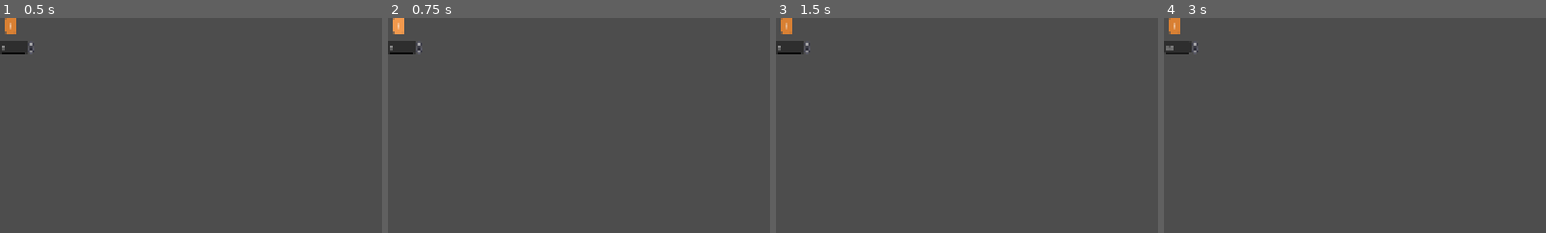
Above: before the commit, frames 1-4 (left to right).
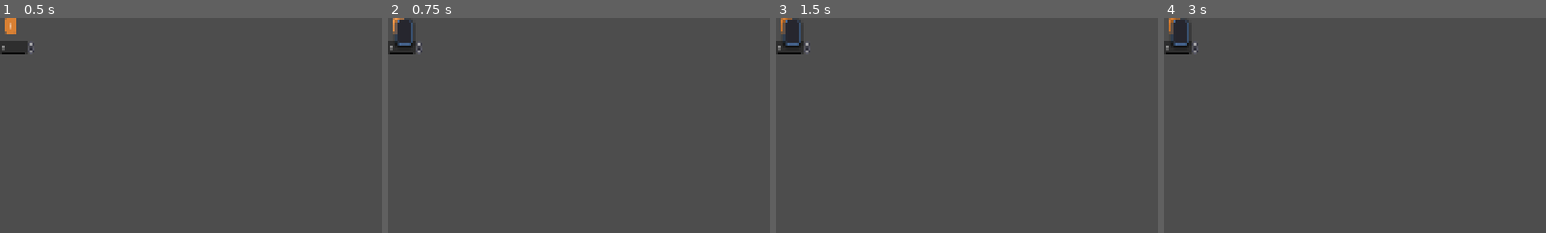
Above: after the commit, the same moments.

Repository: Paraross/geo-app
Game: Godot game, scene res://scenes/step_container.tscn
Two runs of this game, one before a commit and one after it. Both use one fixed random seed, a clock stepped at 60 frames per second and the inputs below. This scene is started directly instead of the project's main scene.
Inputs (mouse positions are % of the whole screen's width and height, from its top left):
- Up to frame 1 (0.5 s): no input
- Up to frame 2 (0.75 s): click "?" at 0.5 s
- Up to frame 3 (1.5 s): tap Enter at 1.25 s; move the mouse to (72, 45) at 1.27 s; hold Up (ui_up) from 1.28 s (still down); hold S (camera_down) from 1.28 s (still down)
- Up to frame 4 (3 s): tap Space at 2 s; move the mouse to (30, 55) at 2.02 s; release Up (ui_up) at 2.03 s; release S (camera_down) at 2.03 s; hold Down (ui_down) 2.03-2.78 s; tap E (camera_in) at 2.1 s; tap Enter at 2.75 s; move the mouse to (60, 28) at 2.77 s; hold Up (ui_up) from 2.78 s (still down); hold A (camera_left) from 2.78 s (still down)
The pictures show only the part of the screen within x 0-50%, y 0-50%; the shares and areas given below are measured in that part.

Frame 1 is identical in both runs. In frame 2, 0.6% of the frame differs, in the area x 1-7%, y 0-14%; in frame 3, 0.6%; in frame 4, 0.6%, in the area x 0-8%, y 0-17%.

Commit message:
Add task steps to explore screen, improve tip button code

Diff:
--- a/scenes/screens/formulas_screen.tscn
+++ b/scenes/screens/formulas_screen.tscn
@@ -74,9 +74,14 @@
 size_flags_horizontal = 3
 size_flags_stretch_ratio = 0.25
 
-[node name="Label" type="Label" parent="PanelContainer/HBox/InfoVBox"]
+[node name="StepsScroll" type="ScrollContainer" parent="PanelContainer/HBox/InfoVBox"]
 layout_mode = 2
-text = "TODO: add task steps"
+size_flags_vertical = 3
+draw_focus_border = true
+
+[node name="StepsVBox" type="VBoxContainer" parent="PanelContainer/HBox/InfoVBox/StepsScroll"]
+layout_mode = 2
+size_flags_vertical = 0
 
 [node name="VSeparator2" type="VSeparator" parent="PanelContainer/HBox"]
 layout_mode = 2
--- a/scenes/step_container.tscn
+++ b/scenes/step_container.tscn
@@ -1,7 +1,8 @@
-[gd_scene load_steps=3 format=3 uid="uid://bgqo4sudg00se"]
+[gd_scene load_steps=4 format=3 uid="uid://bgqo4sudg00se"]
 
 [ext_resource type="Theme" uid="uid://djv8k6x7m5yp3" path="res://themes/new_theme.tres" id="1_iqp5b"]
 [ext_resource type="Script" uid="uid://d2t1hej843f7a" path="res://scripts/step_container.gd" id="2_ygrkf"]
+[ext_resource type="PackedScene" uid="uid://cu2mkxrb13wyk" path="res://scenes/tip_button.tscn" id="3_f8b1s"]
 
 [node name="StepContainer" type="VBoxContainer"]
 offset_right = 40.0
@@ -15,10 +16,8 @@
 [node name="TitleLabel" type="Label" parent="TitleHBox"]
 layout_mode = 2
 
-[node name="TipButton" type="Button" parent="TitleHBox"]
+[node name="TipButton" parent="TitleHBox" instance=ExtResource("3_f8b1s")]
 layout_mode = 2
-theme_type_variation = &"TipButton"
-text = "?"
 
 [node name="AnswerHBox" type="HBoxContainer" parent="."]
 layout_mode = 2
--- /dev/null
+++ b/scenes/tip_button.tscn
@@ -0,0 +1,21 @@
+[gd_scene load_steps=2 format=3 uid="uid://cu2mkxrb13wyk"]
+
+[ext_resource type="Script" uid="uid://bcjbn7rhoyel6" path="res://scripts/tip_button.gd" id="1_iw5h1"]
+
+[node name="TipButton" type="Button"]
+offset_right = 8.0
+offset_bottom = 8.0
+theme_type_variation = &"TipButton"
+text = "?"
+script = ExtResource("1_iw5h1")
+metadata/_custom_type_script = "uid://bcjbn7rhoyel6"
+
+[node name="TipPopup" type="PopupPanel" parent="."]
+oversampling_override = 1.0
+
+[node name="TipLabel" type="Label" parent="TipPopup"]
+offset_left = 4.0
+offset_top = 4.0
+offset_right = 96.0
+offset_bottom = 96.0
+horizontal_alignment = 1
--- a/scripts/screens/formulas_screen.gd
+++ b/scripts/screens/formulas_screen.gd
@@ -7,6 +7,8 @@
 @onready var easy_task_list: ItemList = $PanelContainer/HBox/TaskFilterVBox/EasyTaskList
 @onready var medium_task_list: ItemList = $PanelContainer/HBox/TaskFilterVBox/MediumTaskList
 @onready var hard_task_list: ItemList = $PanelContainer/HBox/TaskFilterVBox/HardTaskList
+
+@onready var steps_vbox: Container = $PanelContainer/HBox/InfoVBox/StepsScroll/StepsVBox
 
 @onready var task_environment: TaskEnvironment = $PanelContainer/HBox/TaskVBox/SubViewportContainer/SubViewport/TaskEnvironment
 @onready var task_data_grid: GridContainer = $PanelContainer/HBox/TaskVBox/TaskDataGrid
@@ -57,6 +59,25 @@
 				hard_task_list.add_item(task_name)
 
 
+func set_step_ui() -> void:
+	for child in steps_vbox.get_children():
+		child.queue_free()
+		steps_vbox.remove_child(child)
+
+	var i := 1
+	for step in task_environment.task.steps():
+		var step_container_scene: PackedScene = preload("res://scenes/step_container.tscn").duplicate_deep()
+		var step_container: StepContainer = step_container_scene.instantiate()
+		steps_vbox.add_child(step_container)
+
+		step_container.title_label.text = "%s. %s" % [i, step.title]
+		step_container.tip_button.tip_text = step.tip
+		step_container.answer_spinbox.step = 1.0 / 10.0 ** step.answer_precision_digits
+		step_container.answer_spinbox.value = step.correct_answer() # TODO: remove in final version
+
+		i += 1
+
+
 func on_task_list_item_selected(task_list: ItemList, index: int) -> void:
 	var task_name := task_list.get_item_text(index)
 	var task := Tasks.all_tasks[task_name]
@@ -76,12 +97,14 @@
 		var a := func(value: float) -> void: value_value.value = value
 
 		var spin_box := SpinBox.new()
-		spin_box.step = 1.0 / 10.0 ** Settings.data_precision
+		spin_box.step = 1.0 / 10.0 ** value_value.precision_digits
 		spin_box.min_value = spin_box.step
 		spin_box.max_value = 10.0
 		spin_box.value = value_value.value
 		spin_box.value_changed.connect(a)
 		task_data_grid.add_child(spin_box)
+
+	set_step_ui()
 
 
 func _on_task_filter_edit_text_changed(new_text: String) -> void:
--- a/scripts/screens/task_screen.gd
+++ b/scripts/screens/task_screen.gd
@@ -96,13 +96,7 @@
 		steps_vbox.add_child(step_container)
 
 		step_container.title_label.text = "%s. %s" % [i, step.title]
-		step_container.tip_button.pressed.connect(
-			func() -> void:
-				tip_popup_label.text = step.tip
-				tip_popup.position = step_container.tip_button.global_position
-				tip_popup.size = tip_popup_label.get_combined_minimum_size()
-				tip_popup.show()
-		)
+		step_container.tip_button.tip_text = step.tip
 		step_container.answer_spinbox.step = 1.0 / 10.0 ** step.answer_precision_digits
 		step_container.answer_spinbox.value = step.correct_answer() # TODO: remove in final version
 
--- a/scripts/step_container.gd
+++ b/scripts/step_container.gd
@@ -2,6 +2,6 @@
 extends Container
 
 @onready var title_label: Label = $TitleHBox/TitleLabel
-@onready var tip_button: Button = $TitleHBox/TipButton
+@onready var tip_button: TipButton = $TitleHBox/TipButton
 @onready var answer_spinbox: SpinBox = $AnswerHBox/AnswerSpinBox
 @onready var answer_mark_label: Label = $AnswerHBox/AnswerMarkLabel
--- /dev/null
+++ b/scripts/tip_button.gd
@@ -0,0 +1,20 @@
+class_name TipButton
+extends Button
+
+var tip_text: String:
+	get:
+		return tip_label.text
+	set(value):
+		tip_label.text = value
+
+@onready var tip_popup: PopupPanel = $TipPopup
+@onready var tip_label: Label = $TipPopup/TipLabel
+
+
+func _ready() -> void:
+	pressed.connect(
+		func() -> void:
+			tip_popup.position = global_position
+			tip_popup.size = tip_label.get_combined_minimum_size()
+			tip_popup.show()
+	)
Not shown, added: scripts/tip_button.gd.uid
